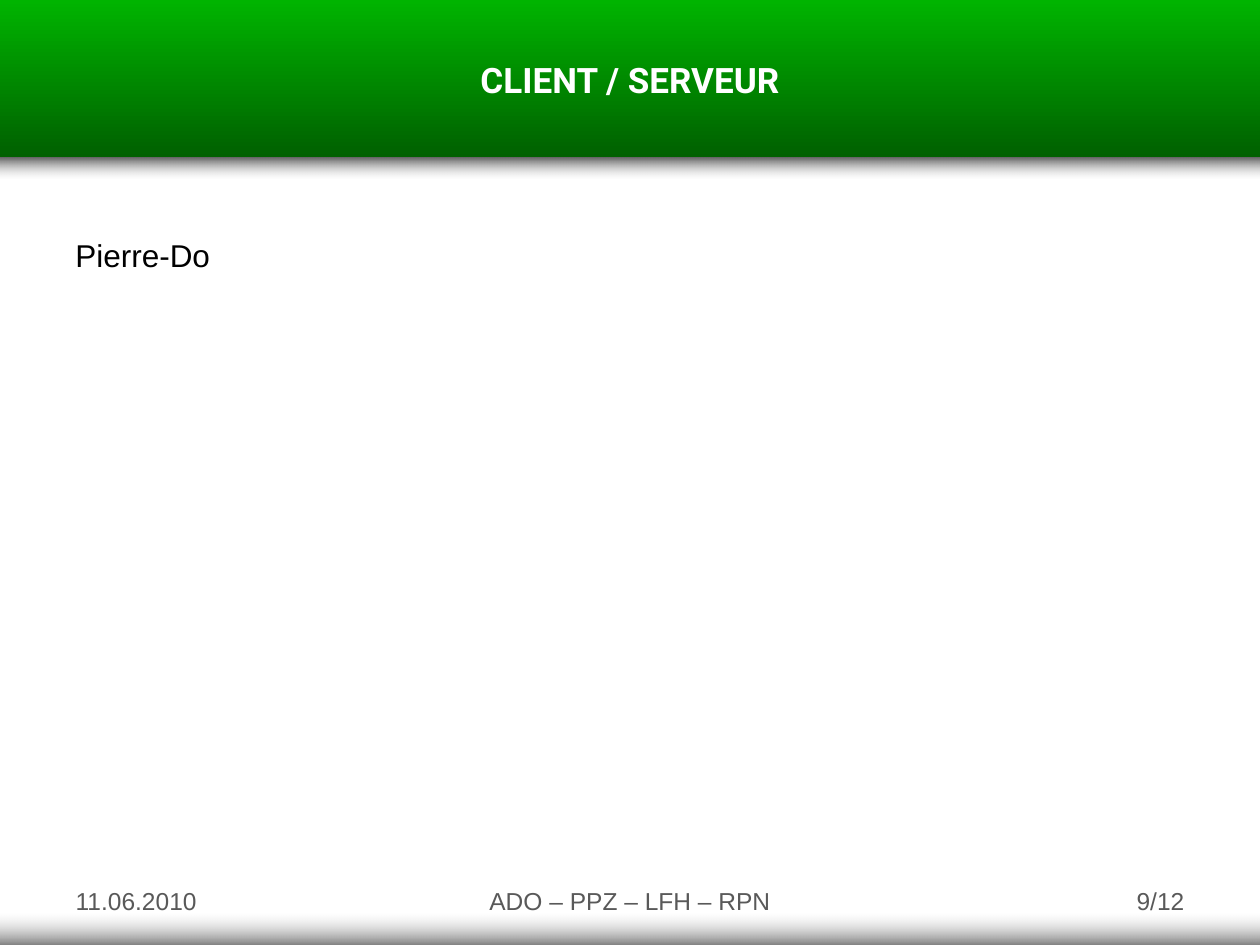
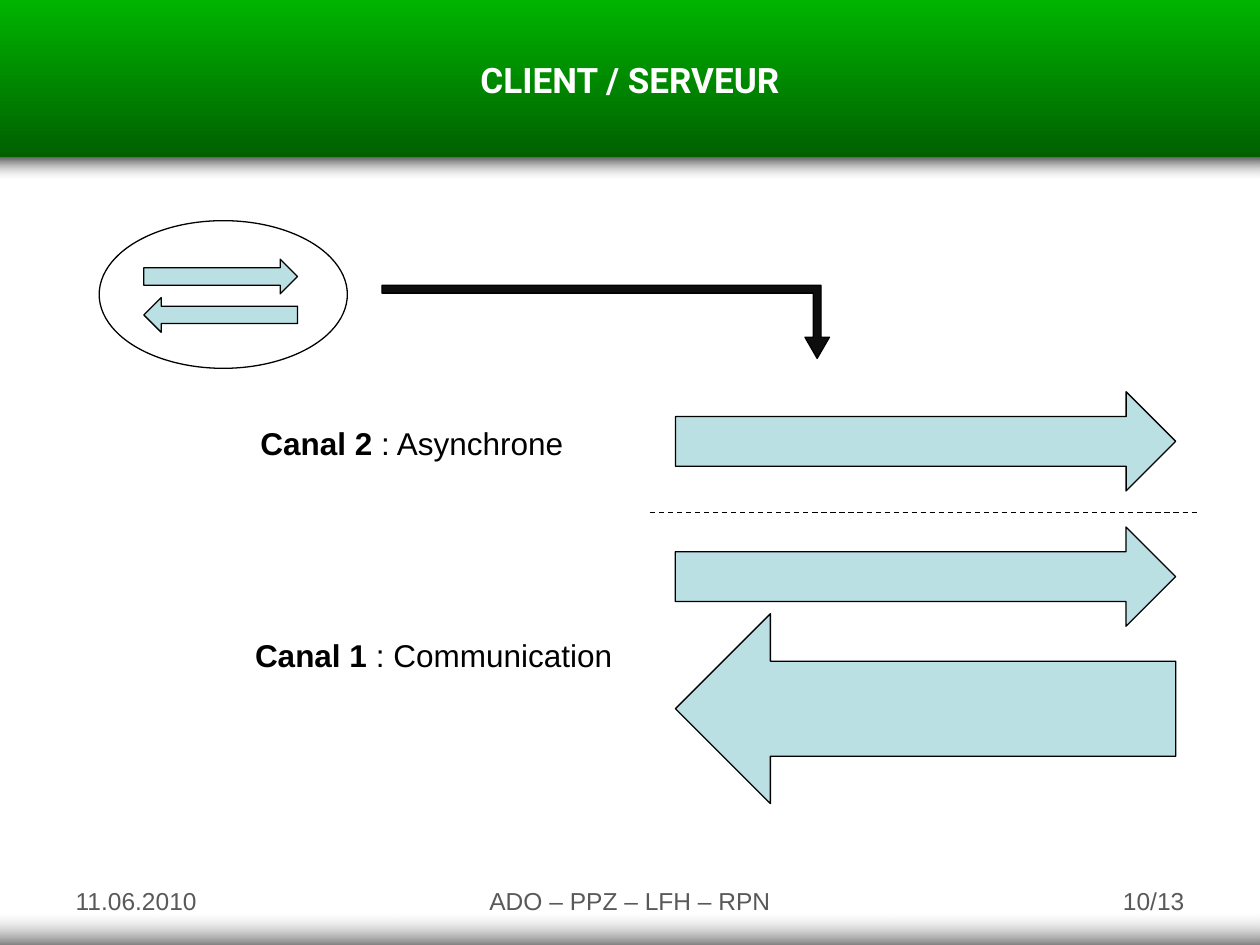
Before and after one commit to Adolio/asd-tower-defense, a slide deck: slide 10 of documents/v2.0/Presentation.pptx (slide 9 before the commit). Drawn at 1260x945 pixels with LibreOffice and Linux fonts; fonts in the diff are those of the drawing. Boxes give left, top, right and bottom in pixels: in the first picture for what was removed or moved away, otherwise in the second. Text is boxed around its words. In the diff, an @@ line names an element or a change of style, - is before the commit and + after.

```diff
--- a/documents/v2.0/Presentation.pptx
+++ b/documents/v2.0/Presentation.pptx
@@ ellipse added at (100,220,348,368), outline #000000 0.75 pt @@
@@ text removed at (75,244,210,268) @@
-Pierre-Do
@@ right arrow added at (144,260,297,295), fill #BBE0E3, outline #000000 0.75 pt @@
@@ right arrow added at (144,297,297,333), fill #BBE0E3, outline #000000 0.75 pt @@
@@ bent up arrow added at (382,285,829,358), fill #0D0D0D, outline #000000 0.75 pt @@
@@ right arrow added at (675,392,1176,491), fill #BBE0E3, outline #000000 0.75 pt @@
@@ text added at (260,432,563,461), 18 pt, text #000000 @@
+Canal 2 : Asynchrone
@@ line added from (650, 512) to (1197, 512), #000000 0.75 pt dashed @@
@@ right arrow added at (675,527,1176,626), fill #BBE0E3, outline #000000 0.75 pt @@
@@ right arrow added at (675,614,1176,804), fill #BBE0E3, outline #000000 0.75 pt @@
@@ text added at (255,644,612,668), 18 pt, text #000000 @@
+Canal 1 : Communication
@@ page number at (1123,892,1184,911): text changed @@
-9/12
+10/13
```
Also in this commit, not shown: 1 slide added.
